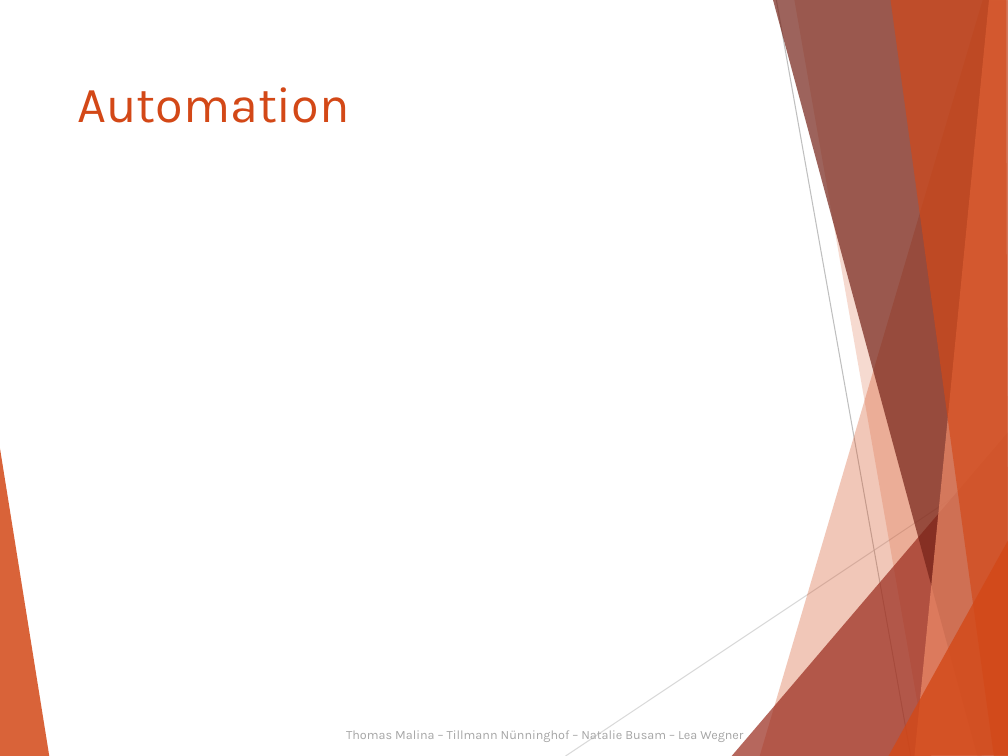
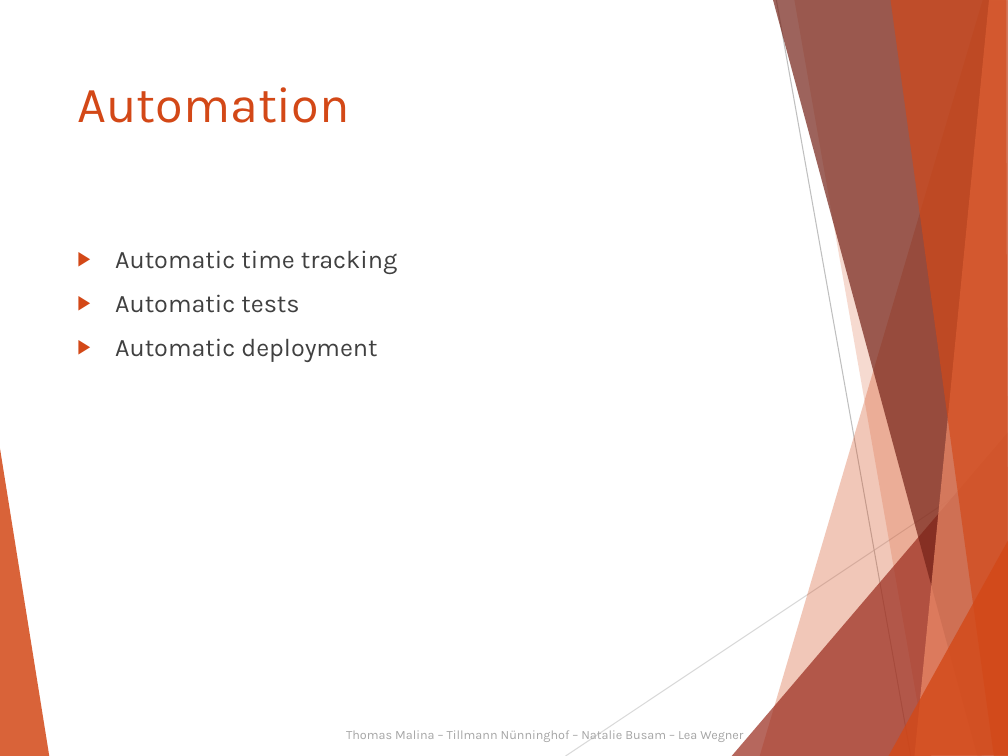
Before and after one commit to Kalkihe/Deminder, a slide deck: slide 17 of Documentation/Exam/Deminder.pptx (slide 19 before the commit). Drawn at 1008x756 pixels with LibreOffice and Linux fonts; fonts in the diff are those of the drawing. Boxes give left, top, right and bottom in pixels: in the first picture for what was removed or moved away, otherwise in the second. Text is boxed around its words. In the diff, an @@ line names an element or a change of style, - is before the commit and + after.

```diff
--- a/Documentation/Exam/Deminder.pptx
+++ b/Documentation/Exam/Deminder.pptx
@@ text added at (115, 250, 398, 362), 18 pt, text #404040 @@
+▶ Automatic time tracking
+▶ Automatic tests
+▶ Automatic deployment
```
Also in this commit, not shown: 9 other slides changed, 1 slide removed.
